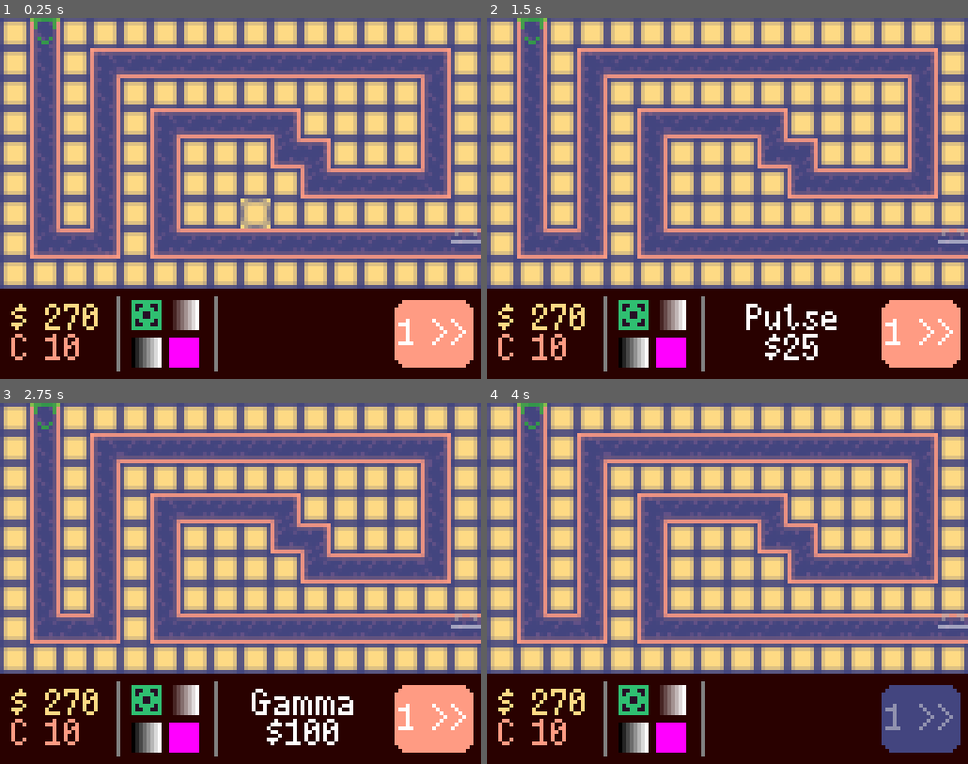
Above: before the commit, frames 1-4 (two rows, left to right).
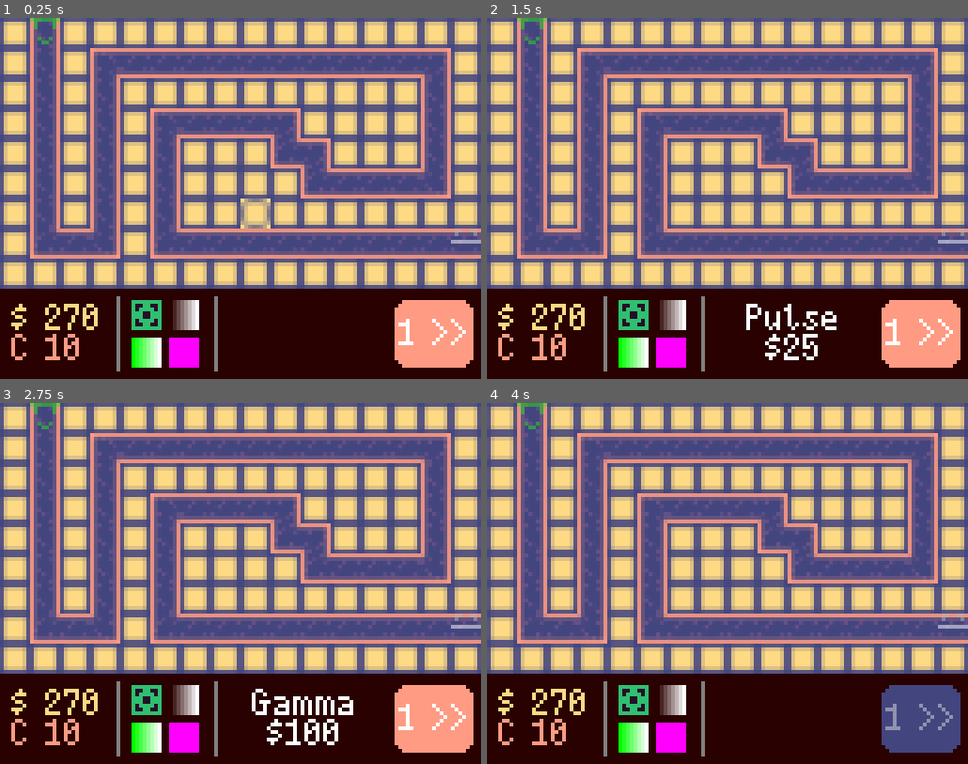
Above: after the commit, the same moments.

Repository: VernalUmbrella/spotkeeper-td
Game: Godot game, scene res://main/main.tscn
The game is run twice, just before and just after one commit, with the same random seed, the same clock (stepped at 60 frames per second) and the same inputs.
Inputs (mouse positions are in pixels of both pictures, inside the frame that each line leads up to):
- Up to frame 1 (0.25 s): no input
- Up to frame 2 (1.5 s): click (631, 314) at 0.5 s; click (669, 314) at 1.25 s
- Up to frame 3 (2.75 s): click (144, 738) at 2 s
- Up to frame 4 (4 s): click (669, 738) at 2.75 s; click "1 >>" at 3.5 s

The runs differ from the first frame. In frame 1, 0.5% of the frame differs, in the area x 27-33%, y 88-97%; in frame 2, 0.5%; in frame 3, 0.5%; in frame 4, 0.5%.

Commit message:
Implement gamma tower

Diff:
--- a/game_objects/towers/gamma/gamma_tower.tres
+++ b/game_objects/towers/gamma/gamma_tower.tres
@@ -1,15 +1,24 @@
-[gd_resource type="Resource" script_class="TowerStats" load_steps=3 format=3 uid="uid://dsyxqm4ckg5oy"]
+[gd_resource type="Resource" script_class="TowerStats" load_steps=5 format=3 uid="uid://dsyxqm4ckg5oy"]
 
 [ext_resource type="Script" path="res://game_objects/towers/tower_stats.gd" id="1_5roya"]
 [ext_resource type="Script" path="res://game_objects/towers/laser/laser_tower.gd" id="2_luh1p"]
 
+[sub_resource type="Gradient" id="Gradient_vmdg4"]
+colors = PackedColorArray(0, 1, 0, 1, 1, 1, 1, 1)
+
+[sub_resource type="GradientTexture2D" id="GradientTexture2D_3evdv"]
+gradient = SubResource("Gradient_vmdg4")
+width = 8
+height = 8
+
 [resource]
 script = ExtResource("1_5roya")
+texture = SubResource("GradientTexture2D_3evdv")
 attack_color = Color(1, 0, 0, 1)
 name = "Gamma"
 cost = 100
 damage = 5.0
-attacks_per_second = 1.0
+attacks_per_second = 0.0
 attack_range = 4.0
 max_targets = 2
 tower_script = ExtResource("2_luh1p")
--- a/game_objects/towers/laser/laser_tower.gd
+++ b/game_objects/towers/laser/laser_tower.gd
@@ -8,10 +8,7 @@
 	laser = Line2D.new()
 	laser.width = 1
 	laser.default_color = tower_stats.attack_color
-	laser.add_point(Vector2.ZERO)
-	laser.add_point(Vector2.ZERO)
 	laser.z_index = 5
-	laser.visible = false
 	self.add_child(laser)
 
 func _process(delta: float) -> void:
@@ -19,11 +16,11 @@
 	_attack(delta)
 
 func _attack(delta: float) -> void:
-	assert(tower_stats.max_targets == 1) # TODO: implement multi-targeting
+	laser.clear_points()
 	if not current_targets:
-		laser.visible = false
 		return
-	laser.visible = true
-	for t: Enemy in current_targets:
-		laser.points[1] = (t.global_position + Main.HALF_TILE_SIZE) - global_position
+	for i in range(len(current_targets)):
+		laser.add_point(Vector2.ZERO)
+		var t: Enemy = current_targets[i]
+		laser.add_point((t.global_position + Main.HALF_TILE_SIZE) - global_position)
 		t.current_health -= (delta * tower_stats.damage)
--- a/game_objects/towers/laser/laser_tower.tres
+++ b/game_objects/towers/laser/laser_tower.tres
@@ -1,17 +1,17 @@
 [gd_resource type="Resource" script_class="TowerStats" load_steps=4 format=3 uid="uid://7voeqhthrrmn"]
 
-[ext_resource type="Script" path="res://game_objects/towers/tower_stats.gd" id="1_wiv86"]
-[ext_resource type="Texture2D" uid="uid://dcb0c75et5fo2" path="res://game_objects/towers/laser/tower_00.png" id="2_vcdwl"]
-[ext_resource type="Script" path="res://game_objects/towers/laser/laser_tower.gd" id="3_kmhwe"]
+[ext_resource type="Script" path="res://game_objects/towers/tower_stats.gd" id="1_oiour"]
+[ext_resource type="Texture2D" uid="uid://dcb0c75et5fo2" path="res://game_objects/towers/laser/tower_00.png" id="2_w1rov"]
+[ext_resource type="Script" path="res://game_objects/towers/laser/laser_tower.gd" id="3_nwy2r"]
 
 [resource]
-script = ExtResource("1_wiv86")
-texture = ExtResource("2_vcdwl")
+script = ExtResource("1_oiour")
+texture = ExtResource("2_w1rov")
 attack_color = Color(0, 1, 1, 1)
 name = "Laser"
 cost = 10
 damage = 1.0
-attacks_per_second = 1.0
+attacks_per_second = 0.0
 attack_range = 2.0
 max_targets = 1
-tower_script = ExtResource("3_kmhwe")
+tower_script = ExtResource("3_nwy2r")
--- a/game_objects/towers/tower_stats.gd
+++ b/game_objects/towers/tower_stats.gd
@@ -8,6 +8,7 @@
 @export_group("Attributes")
 @export var cost: int
 @export var damage: float
+## This property is ignored on towers with continuous firing.
 @export var attacks_per_second: float
 @export var attack_range: float
 @export var max_targets: int
